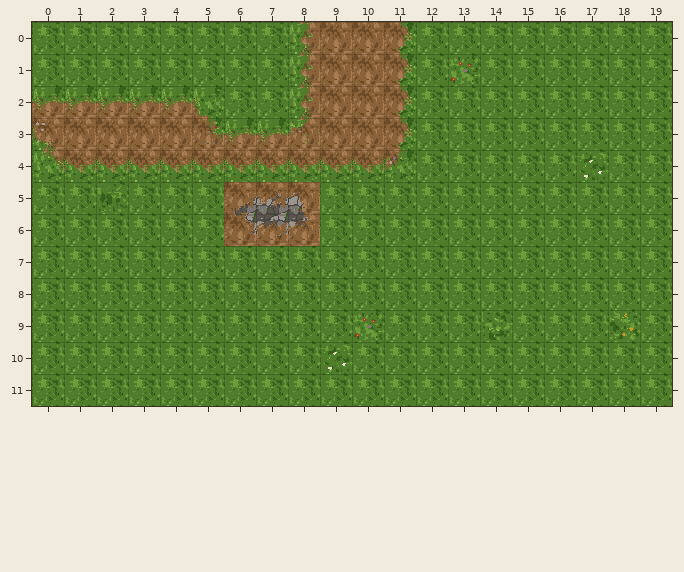
Tiled map (JSON) -- client/public/maps/hearthmile.tmj. Above: the version before the commit.
Cells are 32x32 px. Shown: x 0..19, y 0..11.
New version:
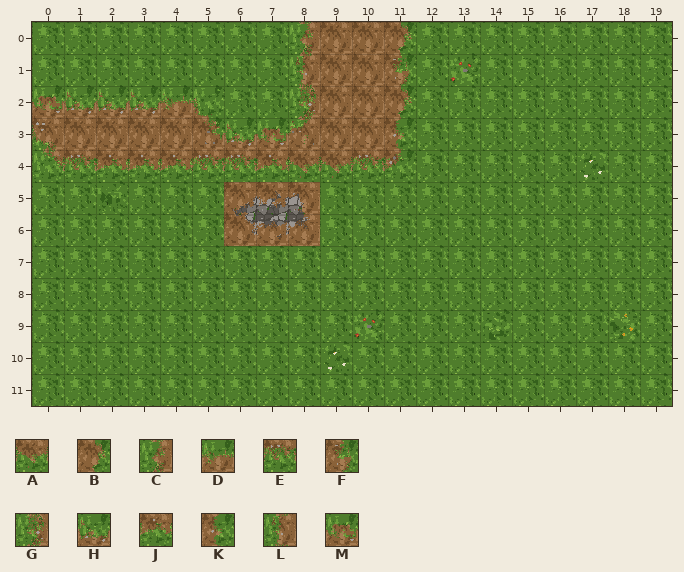
Key: from "dirt_road": A 3, B 5, C 10, D 12, E 16, F 17, G 18, H 19, J 20, K 21, L 22, M 23.
_ is an empty cell, . an unchanged one.
Changes in this commit:
--- layer "ground"
@@ x 0..11 @@
- 1 ........C..B
- 2 DDDD....C...
- 3 ......DD...B
- 4 .AAAAAAA..A.
+ 1 ........L..F
+ 2 MHHH....G...
+ 3 ......HM...K
+ 4 .EJJJEEJ..E.
Changed places in both pictures, as pixel boxes (x1, y1, x2, y2):
changed: (32, 54, 316, 178)
changed: (393, 54, 412, 85)
changed: (352, 119, 412, 178)
